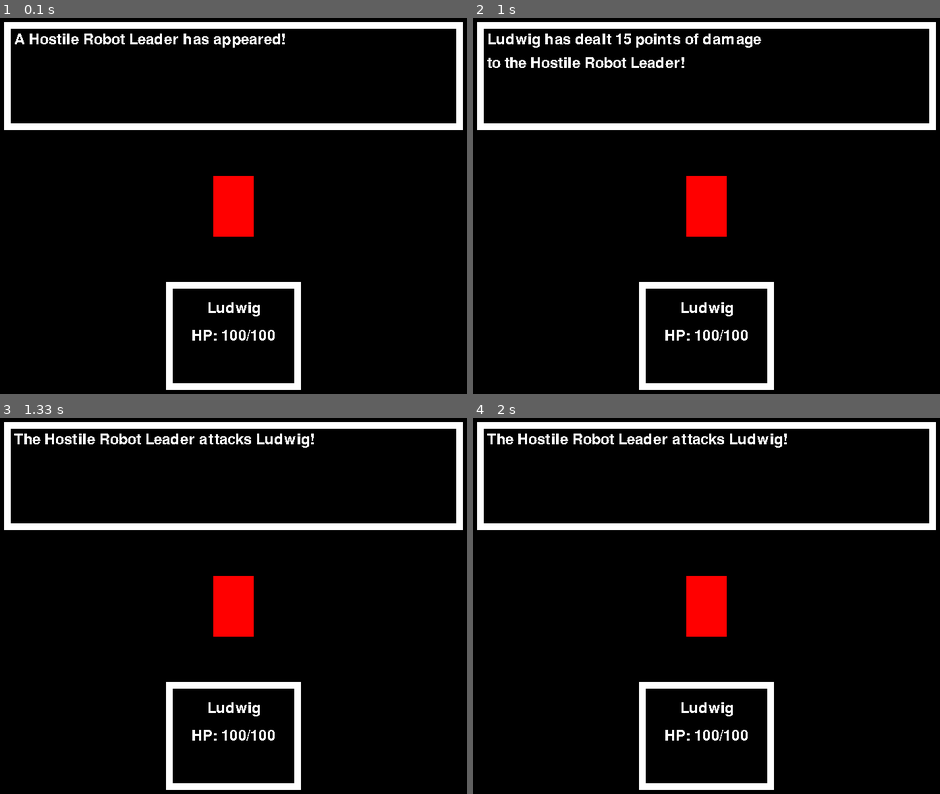
Above: before the commit, frames 1-4 (two rows, left to right).
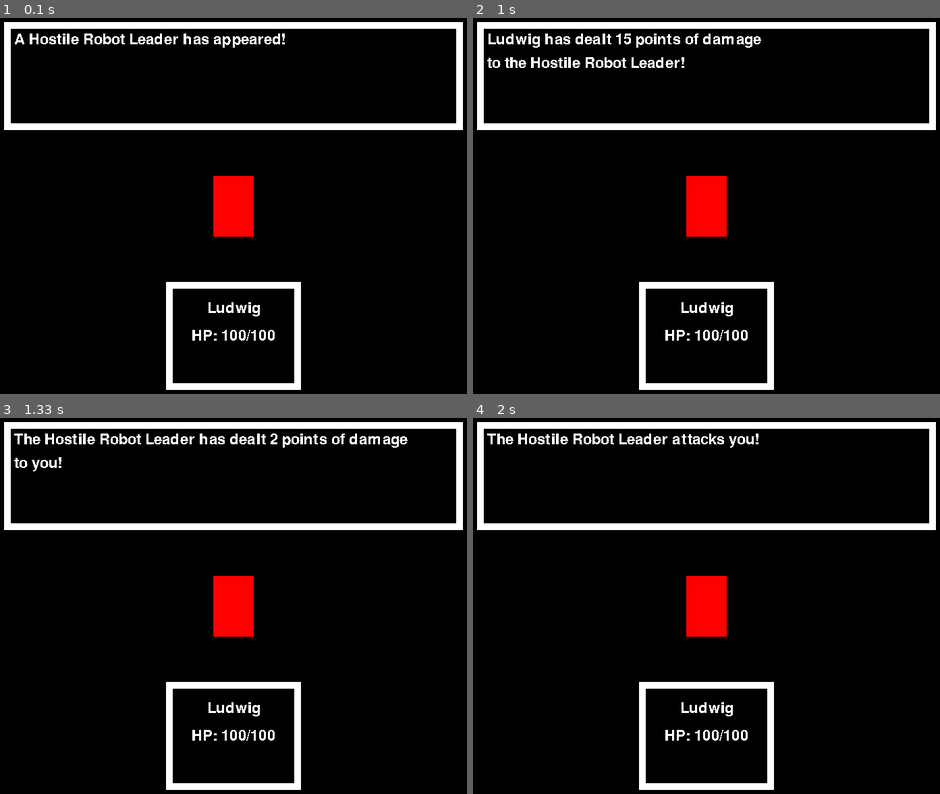
Above: after the commit, the same moments.

Repository: eduardoluis11/final-project-cs50-python
Game: pygame game, started from project.py
Two runs of this game, one before a commit and one after it. Both use one fixed random seed, a clock stepped at 60 frames per second and the inputs below.
Inputs:
- Up to frame 1 (0.1 s): no input
- Up to frame 2 (1 s): tap Z at 0.33, 0.73 s; hold 1 from 0.67 s (still down)
- Up to frame 3 (1.33 s): tap Z at 1.03, 1.23 s; release 1 at 1.13 s
- Up to frame 4 (2 s): tap Z at 1.53 s

Frames 1-2 are identical in both runs. In frame 3, 0.7% of the frame differs, in the area x 3-88%, y 4-15%; in frame 4, 0.2%.

Commit message:
Enemy deals Random Damage
Right after the "the enemy attacks!" battle message, I'm rendering the message saying how much random damage the enemy did to the player. And the players HP is being reduced accordingly in the character class.

Diff:
--- a/project.py
+++ b/project.py
@@ -309,9 +309,9 @@
 
 # Booleans that keep track of the player and the enemy's turns
 has_player_attacked = False  # This tells me if the player selected the "Attack" command
-
 is_players_turn = True  # This tells me if the current turn is the player's turn
 is_enemys_turn = False  # This tells me if the current turn is the enemy's turn.
+did_enemy_use_regular_attack = False    # This tells me if the enemy used a normal attack
 
 """ Class that stores the properties for each character (both the player and the enemy).
 
@@ -436,7 +436,14 @@
 Let’s see: now, let’s create the enemy’s turn. To do that, let’s first make the enemy render a battle message that
 says “the enemy attacks the player!”. This message should show up right after the player’s turn ends (be it for
 attacking, be it for guarding, or be it from drinking a potion). It's pointless to check if the battle menu is
-being rendered during the enemy's turn, since the battle menu will never be rendered on the enemy's turn.
+being rendered during the enemy's turn, since the battle menu will never be rendered on the enemy's turn. I need
+to also create another boolean to detect if the enemy has done a regular attack. Then, if I detect that the enemy
+did a regular attack, I will also detect if the player pressed the confirmation key. If the player hit the
+confirmation key after the boolean that detects if the enemy attacked is true, then I will render how much damage
+the enemy did to the player.
+
+Note: to simplify things, and to avoid confusion, instead of printing the player’s name, I will print “you” in the
+battle messages. You only have 1 party member, after all.
 """
 
 
@@ -450,6 +457,7 @@
     global has_player_attacked
     global is_players_turn
     global is_enemys_turn
+    global did_enemy_use_regular_attack
 
     # End of the Global Variables
 
@@ -580,11 +588,45 @@
 
                 elif is_enemys_turn:  # If it's the enemy's turn
 
-                    if event.key == pygame.K_z:  # If the user presses the confirmation key
+                    # If the user presses the confirmation key and the enemy does a regular attack
+                    if event.key == pygame.K_z and did_enemy_use_regular_attack is False:
 
                         # The dialogue box shows you that the enemy is attacking the player
-                        battle_message = f"The {enemy.name} attacks {player.name}!"
+                        battle_message = f"The {enemy.name} attacks you!"
                         battle_message_2 = ""   # Second line of the battle message (empty)
+
+                        # This will render the message with the enemy deling damage with a regular attack
+                        did_enemy_use_regular_attack = True
+
+                    elif did_enemy_use_regular_attack and event.key == pygame.K_z:
+                        # This randomly calculates the damage that the enemy can do to the player (from -10 to 10)
+                        randomly_generated_damage_output = enemy.attack_points + random.randint(-10, 10)
+
+                        # This shows how much damage you've dealt to the enemy
+                        battle_message = (
+                            f"The {enemy.name} has dealt {randomly_generated_damage_output} points of "
+                            f"damage")
+
+                        # Second line of text to prevent the text from getting outside the dialogue box
+                        battle_message_2 = f"to you!"
+
+                        # This should reduce the enemy's HP from the player's attack.
+                        # I COULD REFACTOR THIS TO PUT IT ON A FUNCTION OUTSIDE OF main()!
+                        player.health_points = player.health_points - randomly_generated_damage_output
+
+                        # DEBUG: This tells me how many HP points the enemy has after being attacked
+                        print("Your HP points left: " + str(player.health_points))
+
+                        # This will let the enemy render the "enemy attacks!" message after the player's turn
+                        did_enemy_use_regular_attack = False
+
+                        # # Now, the player's turn begins
+                        # is_players_turn = True
+                        # is_enemys_turn = False
+
+                        # # This will display the battle menu after the enemy attacks the player
+                        # display_battle_menu = True
+
 
         # If no input is detected by the user (if they don't click nor press any keys), this will execute
 
